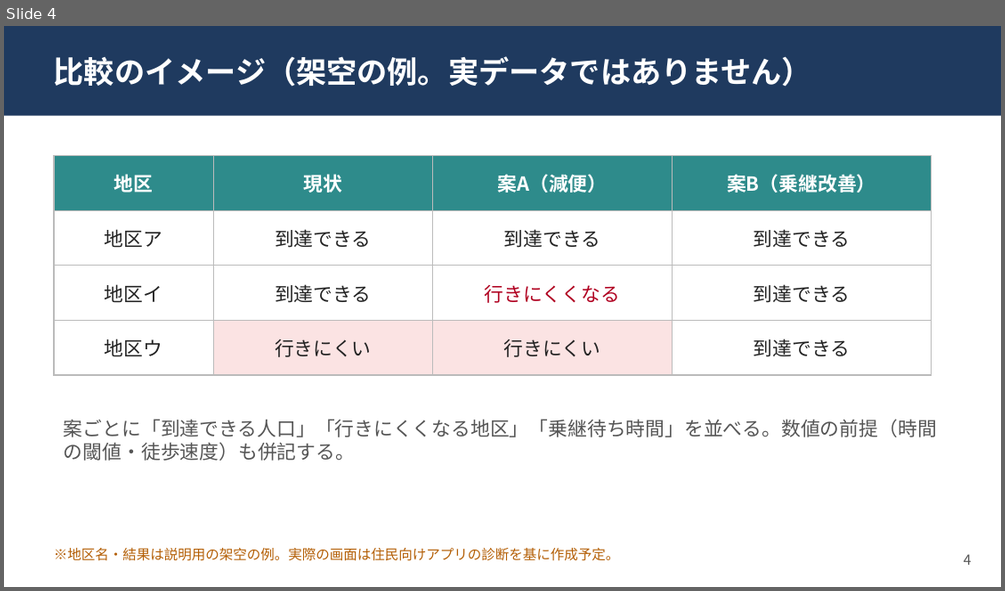
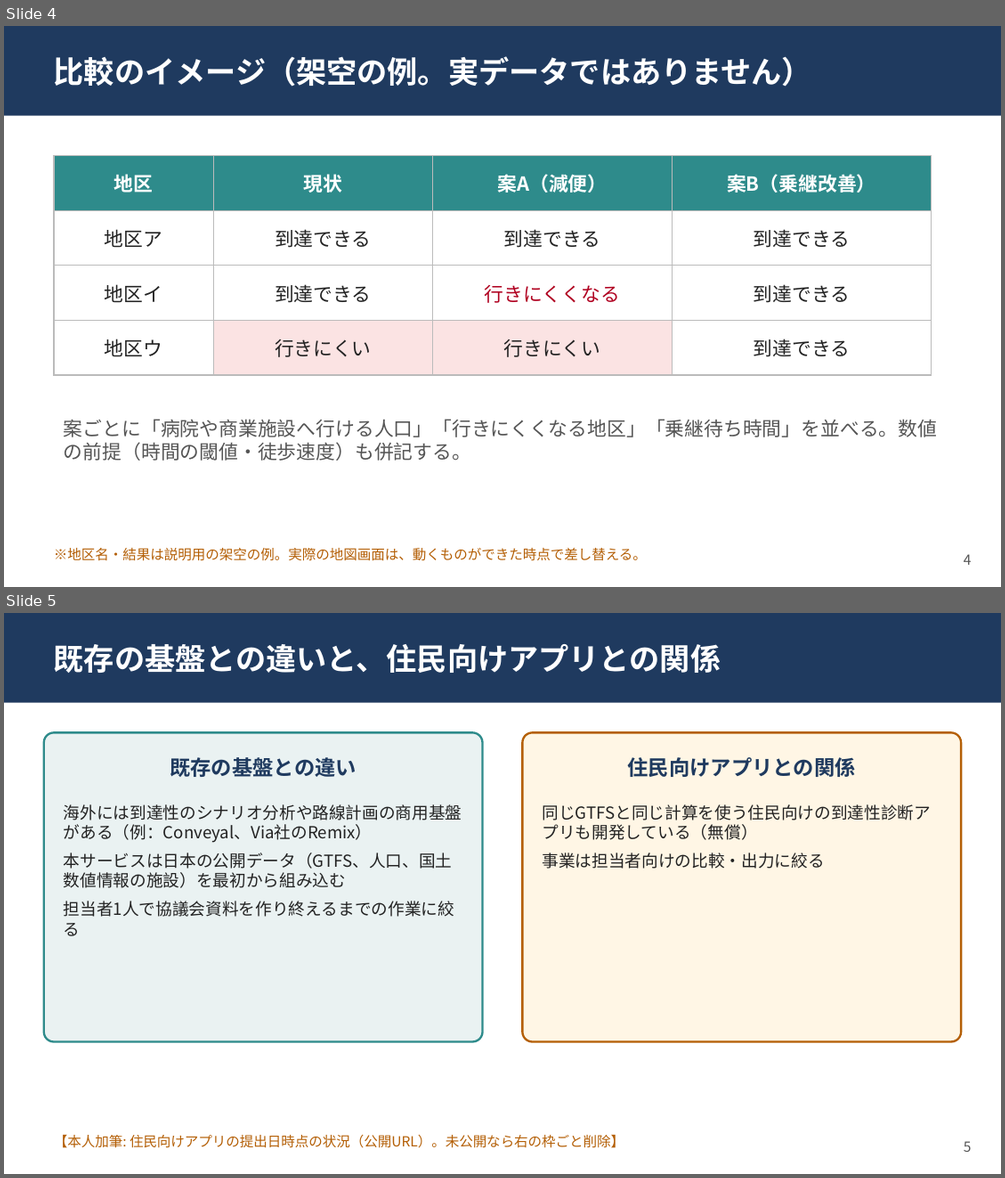
Before and after one commit to sota1111/geo-campaign-2026, a slide deck: contests/ichibiz-2026/submission/business/supplement/supplement.pptx. Shown one above the other, each under a label of ours: slide 4 before the commit, slides 4 and 5 after it. The pictures are 1005x591 and 1005x1178 pixels, drawn with LibreOffice and Linux fonts; fonts in the diff are those of the drawing. Boxes give left, top, right and bottom in pixels: in the first picture for what was removed or moved away, otherwise in the second. Text is boxed around its words. In the diff, an @@ line names an element or a change of style, - is before the commit and + after.

```diff
--- a/contests/ichibiz-2026/submission/business/supplement/supplement.pptx
+++ b/contests/ichibiz-2026/submission/business/supplement/supplement.pptx
@@ slide 5 added at [4, 613, 1001, 1174], background #FFFFFF @@
@@ rectangle added at [4, 613, 1001, 703], fill #1F3A5F @@
@@ text added at [54, 644, 721, 673], 22 pt, text #FFFFFF, bold @@
+既存の基盤との違いと、住民向けアプリとの関係
@@ rounded rectangle added at [44, 732, 483, 1042], fill #EAF2F2, outline #2E8B8B 1.5 pt @@
@@ rounded rectangle added at [522, 732, 961, 1042], fill #FFF6E5, outline #B45F06 1.5 pt @@
@@ text added at [170, 757, 356, 777], 15 pt, text #1F3A5F, bold @@
+既存の基盤との違い
@@ text added at [628, 757, 856, 777], 15 pt, text #1F3A5F, bold @@
+住民向けアプリとの関係
@@ text added at [64, 804, 461, 916], 12 pt, text #222222 @@
+海外には到達性のシナリオ分析や路線計画の商用基盤がある（例：Conveyal、Via社のRemix）
+本サービスは日本の公開データ（GTFS、人口、国土数値情報の施設）を最初から組み込む
+担当者1人で協議会資料を作り終えるまでの作業に絞る
@@ text added at [542, 804, 931, 868], 12 pt, text #222222 @@
+同じGTFSと同じ計算を使う住民向けの到達性診断アプリも開発している（無償）
+事業は担当者向けの比較・出力に絞る
@@ text added at [54, 1135, 624, 1148], 10 pt, text #B45F06 @@
+【本人加筆: 住民向けアプリの提出日時点の状況（公開URL）。未公開なら右の枠ごと削除】
@@ text added at [963, 1141, 971, 1151], 10 pt, text #555555 @@
+5
@@ slide 4 changed as well @@
@@ text at [64, 418, 937, 460]: text changed @@
-案ごとに「到達できる人口」「行きにくくなる地区」「乗継待ち時間」を並べる。数値の前提（時間の閾値・徒歩速度）も併記する。
+案ごとに「病院や商業施設へ行ける人口」「行きにくくなる地区」「乗継待ち時間」を並べる。数値の前提（時間の閾値・徒歩速度）も併記する。
@@ text at [54, 548, 647, 561]: text changed @@
-※地区名・結果は説明用の架空の例。実際の画面は住民向けアプリの診断を基に作成予定。
+※地区名・結果は説明用の架空の例。実際の地図画面は、動くものができた時点で差し替える。
```
Also in this commit, not shown: 5 other slides changed, 1 slide removed, 14 other files.
